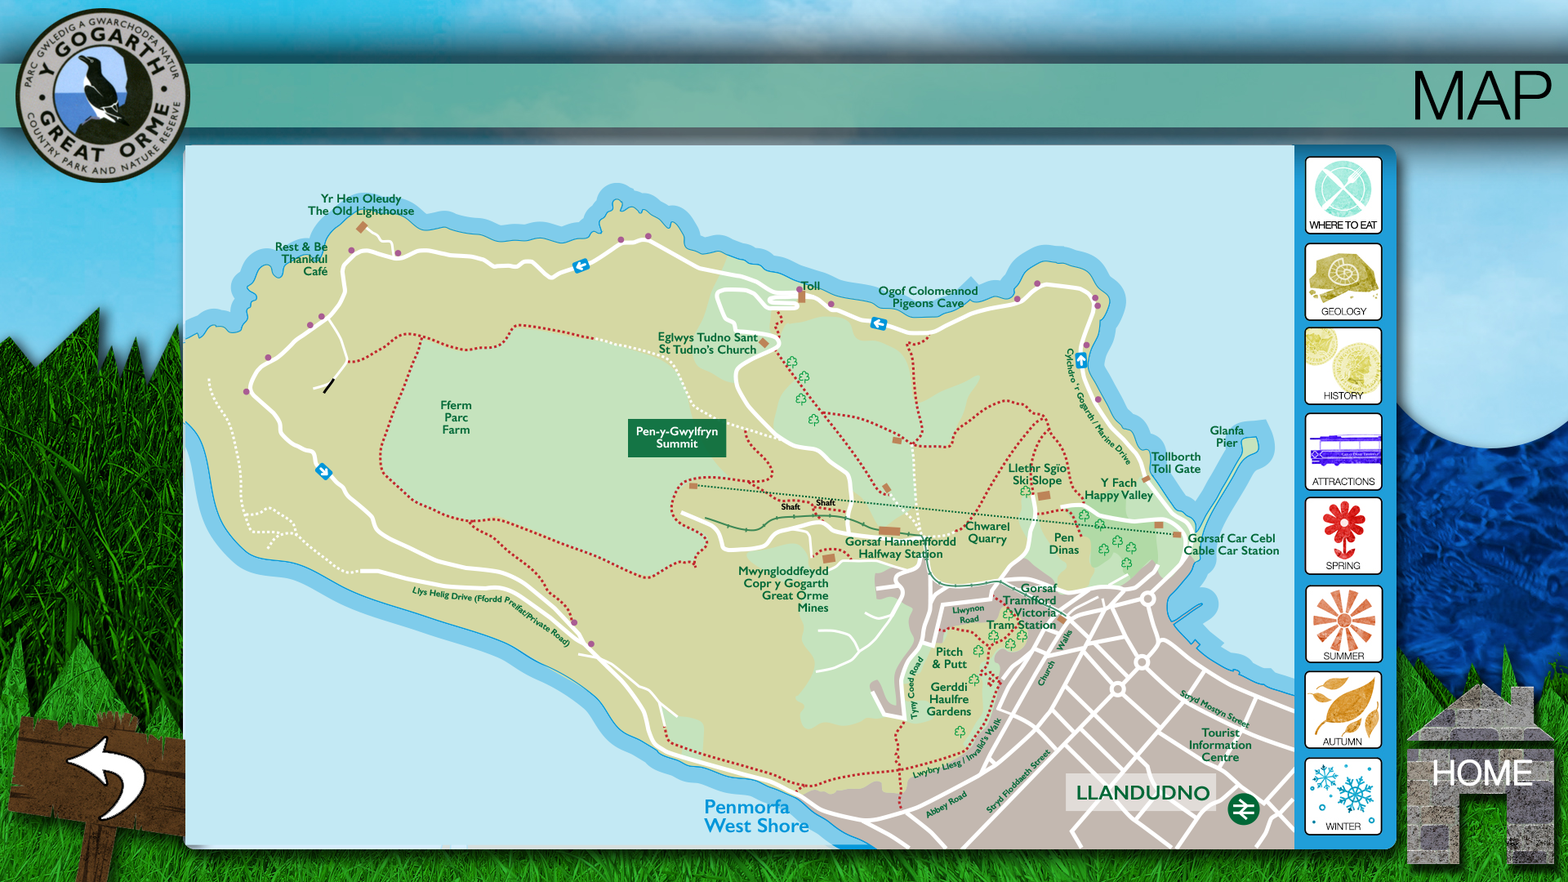
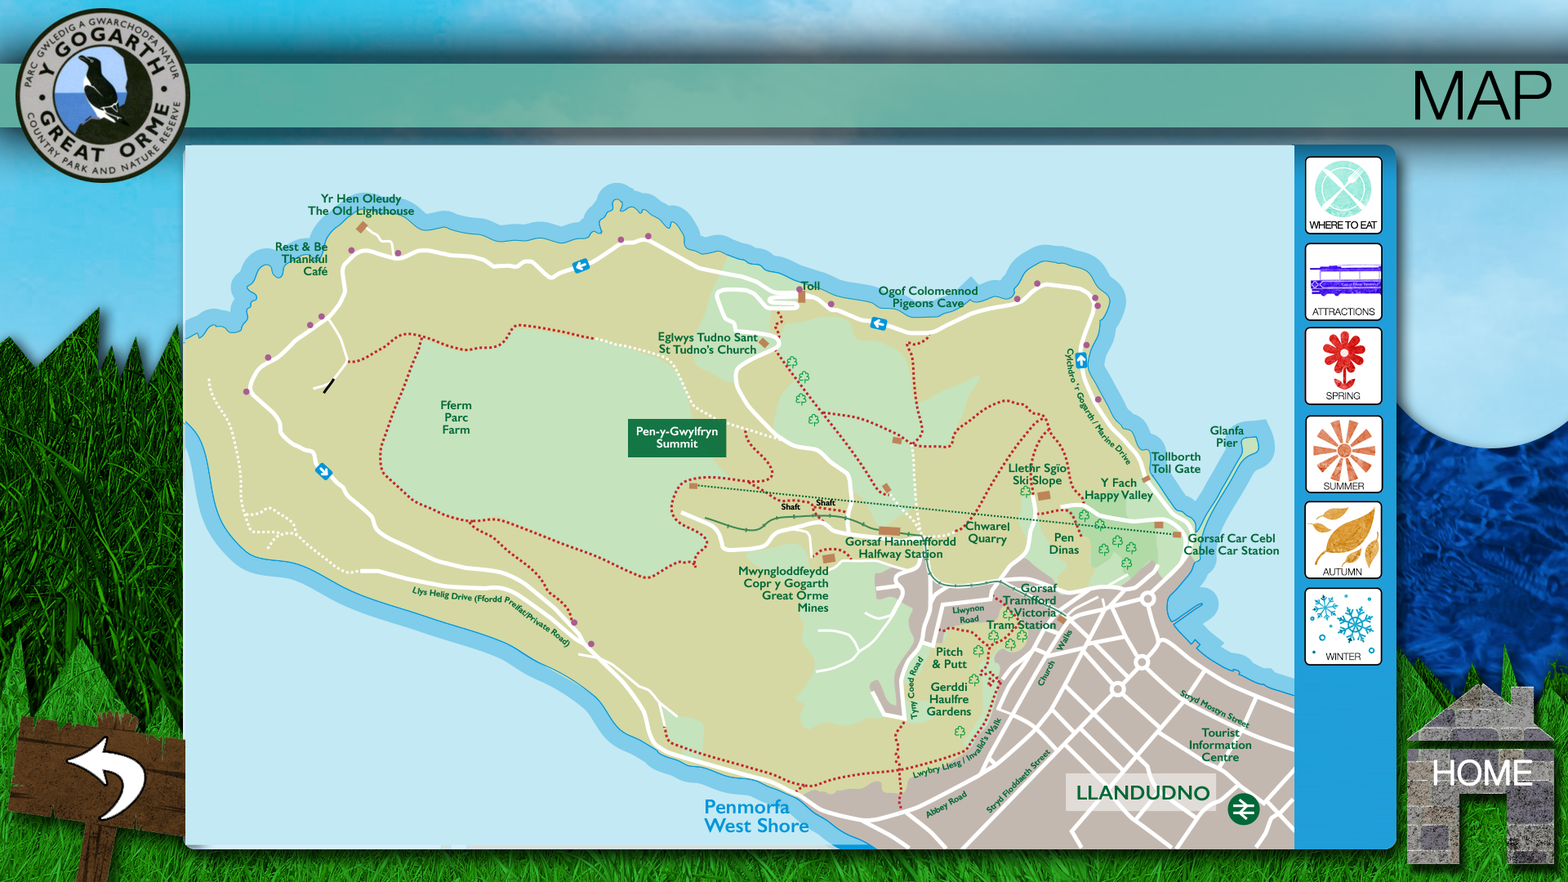
Layered file, before and after one edit (1568×882). Changes by layer:
removed layer "Background" over [1295, 241, 1395, 840]
added layer "Layer 0" over [1295, 241, 1395, 840]